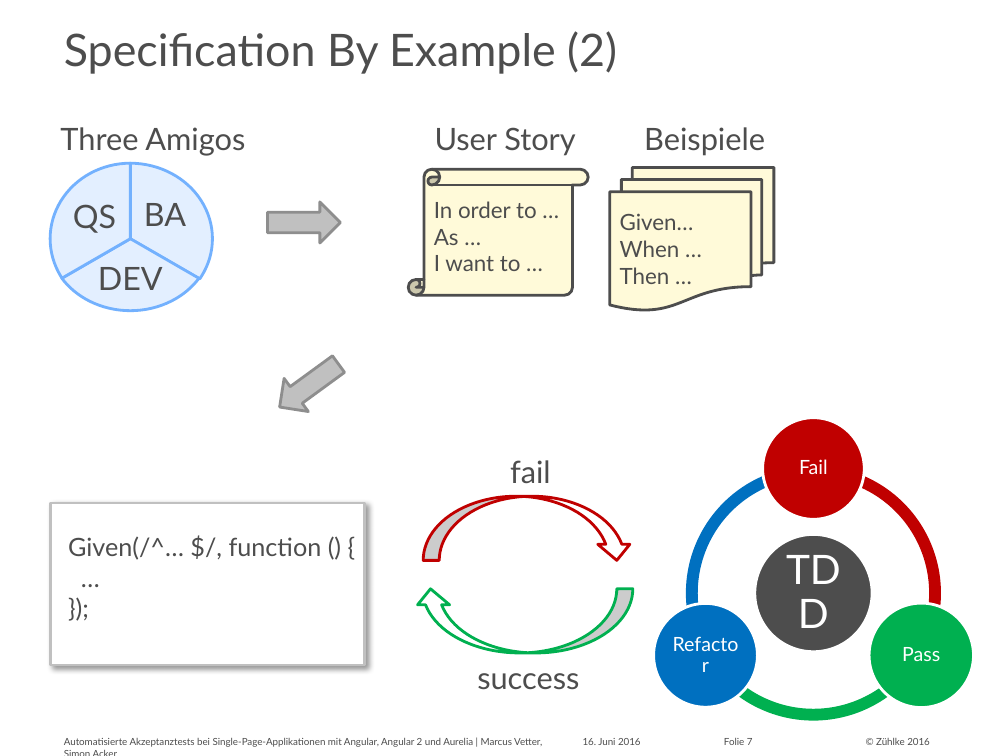
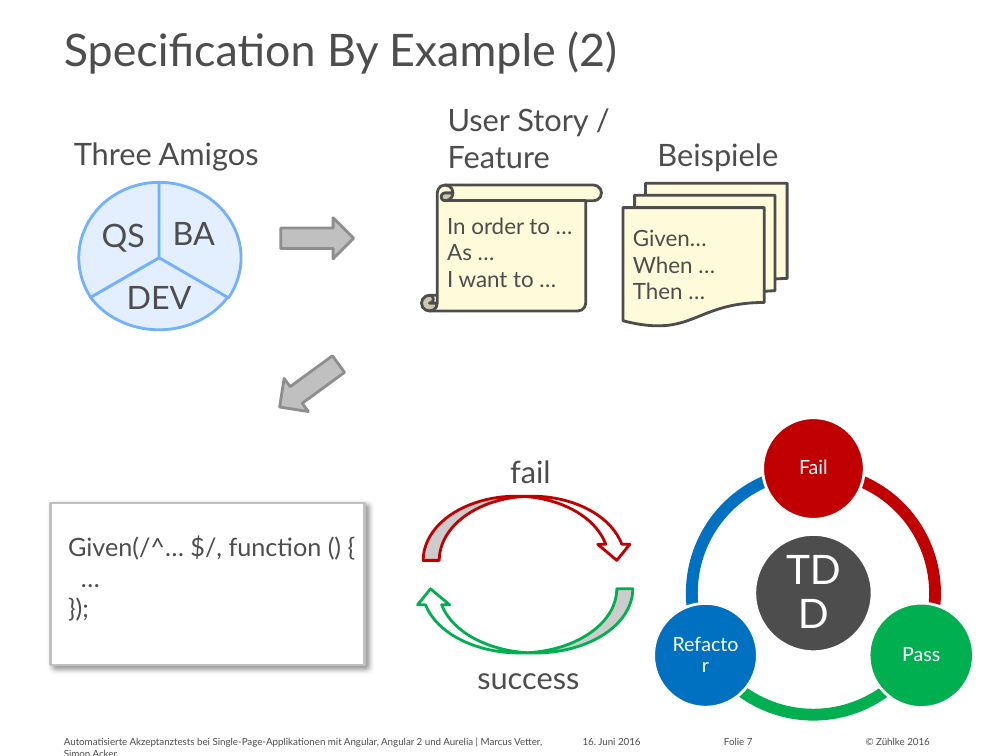
Before and after one commit to marcusvetter/yoda-chat, a slide deck: slide 7 of Vortrag_KE2016_MAVE_SIA.pptx. Drawn at 1008x756 pixels with LibreOffice and Linux fonts; fonts in the diff are those of the drawing. Boxes give left, top, right and bottom in pixels: in the first picture for what was removed or moved away, otherwise in the second. Text is boxed around its words. In the diff, an @@ line names an element or a change of style, - is before the commit and + after.

```diff
--- a/Vortrag_KE2016_MAVE_SIA.pptx
+++ b/Vortrag_KE2016_MAVE_SIA.pptx
@@ text at [448,108,588,169]: text changed @@
-User Story
+User Story /
+Feature
@@ 3 texts, 3 pie slice (boxed as its full ellipse)s: place and size @@
-3 texts, 3 pie slice (boxed as its full ellipse)s at [47,163,213,314]
+3 texts, 3 pie slice (boxed as its full ellipse)s at [77,182,242,334]
@@ 2 texts, 1 vertical scroll, 1 flow chart multidocument, 1 right arrow: place and size @@
-2 texts, 1 vertical scroll, 1 flow chart multidocument, 1 right arrow at [60,127,774,310]
+2 texts, 1 vertical scroll, 1 flow chart multidocument, 1 right arrow at [74,142,787,327]
```
Also in this commit, not shown: 4 slides added, 2 slides removed.
